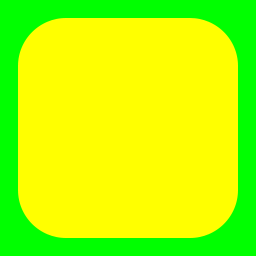
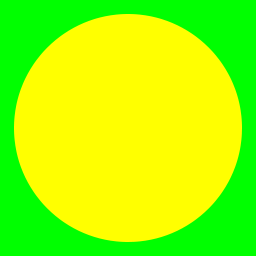
Layers edited between the first and the second 256×256 image:
painted on "Rectangle 1" over bbox(14, 14, 242, 242)
